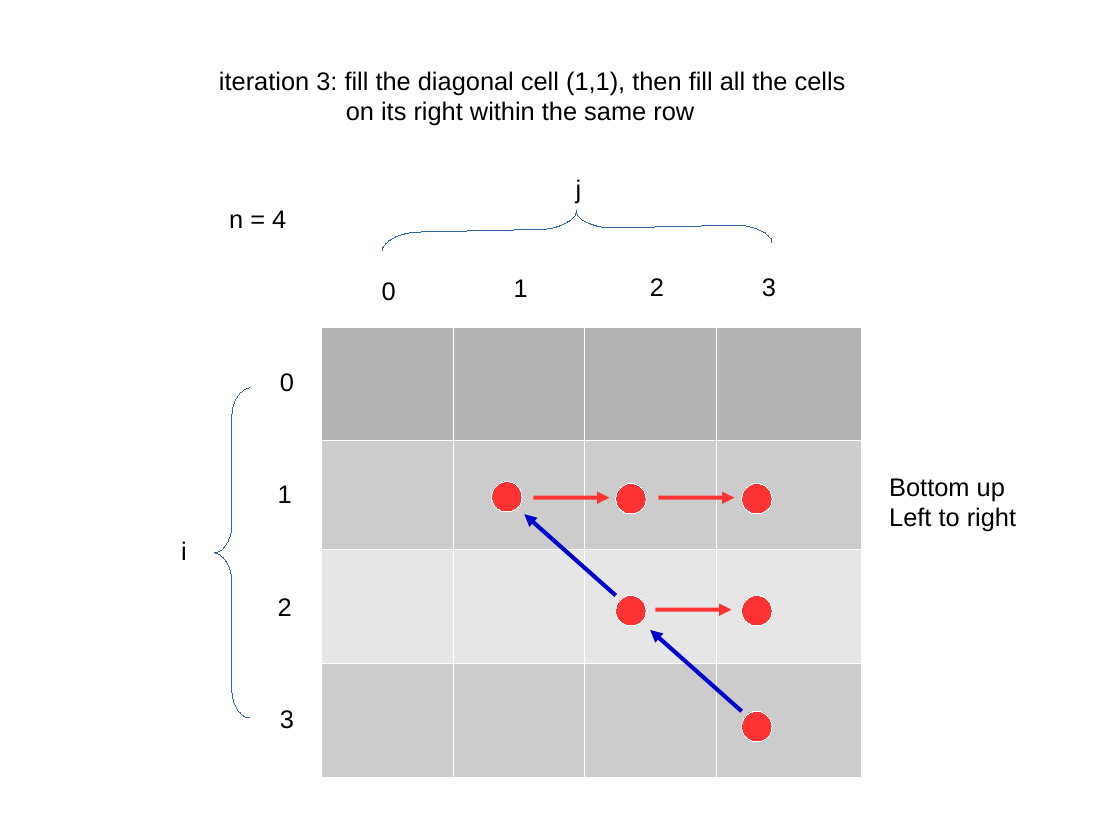
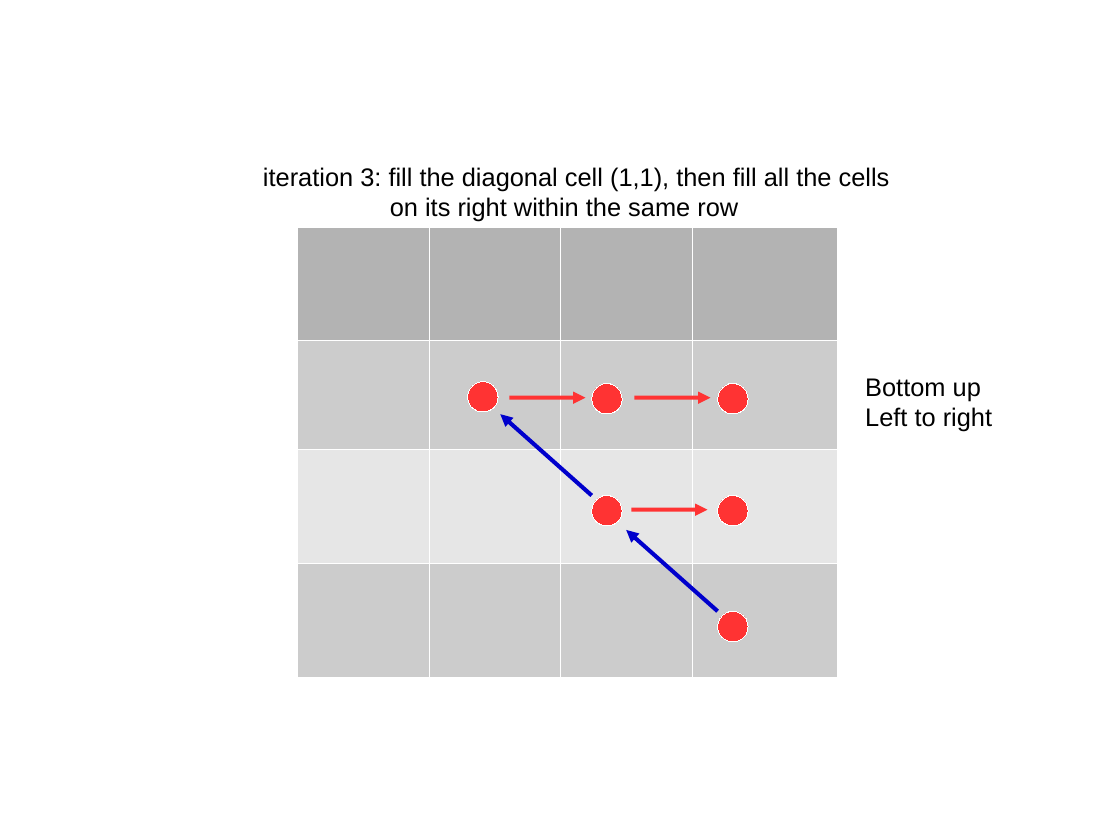
Before and after one commit to imsure/tech-interview-prep, a slide deck: slide 4 of leetcode/writing/730/730_Table_Fill.odp. Drawn at 1120x840 pixels with LibreOffice and Linux fonts; fonts in the diff are those of the drawing. Boxes give left, top, right and bottom in pixels: in the first picture for what was removed or moved away, otherwise in the second. Text is boxed around its words. In the diff, an @@ line names an element or a change of style, - is before the commit and + after.

```diff
--- a/leetcode/writing/730/730_Table_Fill.odp
+++ b/leetcode/writing/730/730_Table_Fill.odp
@@ text "iteration 3: fill the diagonal ...": place and size @@
-text "iteration 3: fill the diagonal ..." at [219,71,846,126]
+text "iteration 3: fill the diagonal ..." at [263,167,890,222]
@@ text removed at [576,179,582,203] @@
-j
@@ freeform shape removed at [381,207,772,251] @@
@@ text removed at [229,210,286,228] @@
-n = 4
@@ text removed at [382,282,396,301] @@
-0
@@ text removed at [514,279,528,297] @@
-1
@@ text removed at [650,278,664,296] @@
-2
@@ text removed at [762,278,776,297] @@
-3
@@ freeform shape removed at [214,388,250,719] @@
@@ text removed at [280,373,294,392] @@
-0
@@ ellipse: place and size @@
-ellipse at [742,711,772,742]
+ellipse at [592,383,622,414]
@@ ellipse: place and size @@
-ellipse at [616,596,646,626]
+ellipse at [718,383,748,414]
@@ arrow moved from (742, 711) - (650, 630) to (592, 496) - (500, 415) @@
@@ 1 text, 1 table, 1 ellipse, 1 arrow: place and size @@
-1 text, 1 table, 1 ellipse, 1 arrow at [322,327,1016,777]
+1 text, 1 table, 1 ellipse, 1 arrow at [298,227,992,677]
@@ arrow moved from (656, 610) - (732, 610) to (634, 397) - (710, 397) @@
@@ text removed at [278,485,292,503] @@
-1
@@ ellipse: place and size @@
-ellipse at [616,484,646,514]
+ellipse at [592,496,622,526]
@@ ellipse: place and size @@
-ellipse at [742,484,772,514]
+ellipse at [718,496,748,526]
@@ arrow moved from (616, 596) - (524, 514) to (718, 612) - (626, 531) @@
@@ arrow moved from (659, 498) - (735, 498) to (631, 510) - (707, 510) @@
@@ text removed at [181,541,187,560] @@
-i
@@ text removed at [278,598,292,616] @@
-2
@@ ellipse: place and size @@
-ellipse at [742,596,772,626]
+ellipse at [718,612,748,642]
@@ text removed at [280,710,294,729] @@
-3
```
Also in this commit, not shown: 4 other slides changed, 2 slides added, 1 slide removed, 18 other files.
